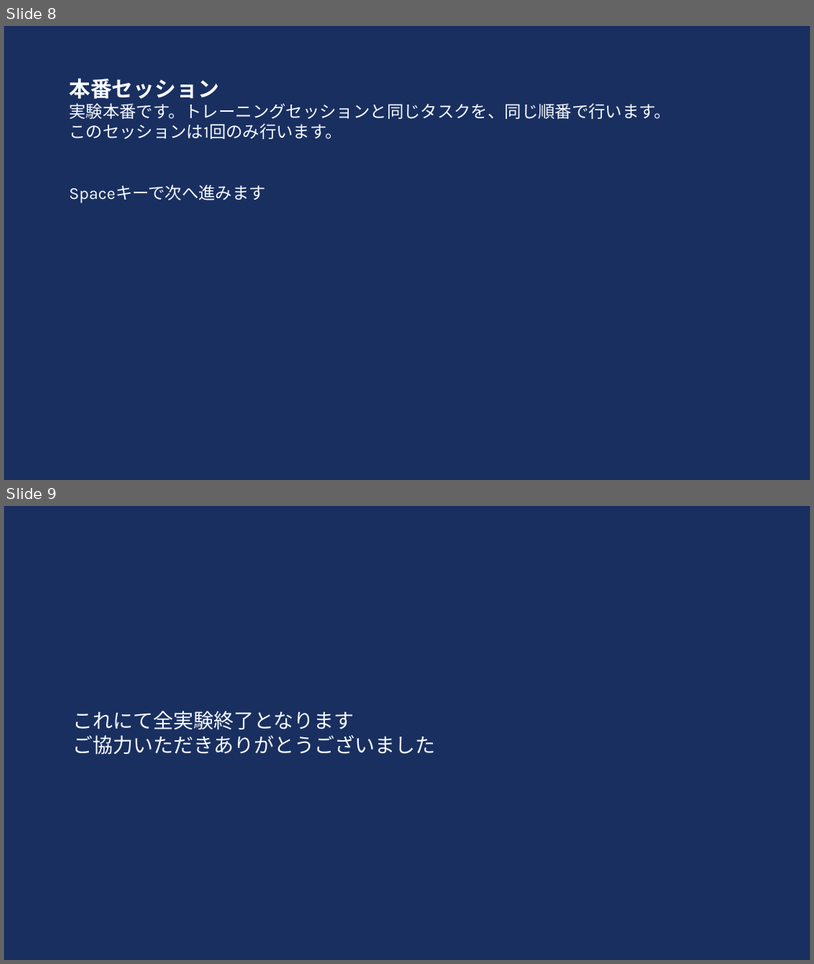
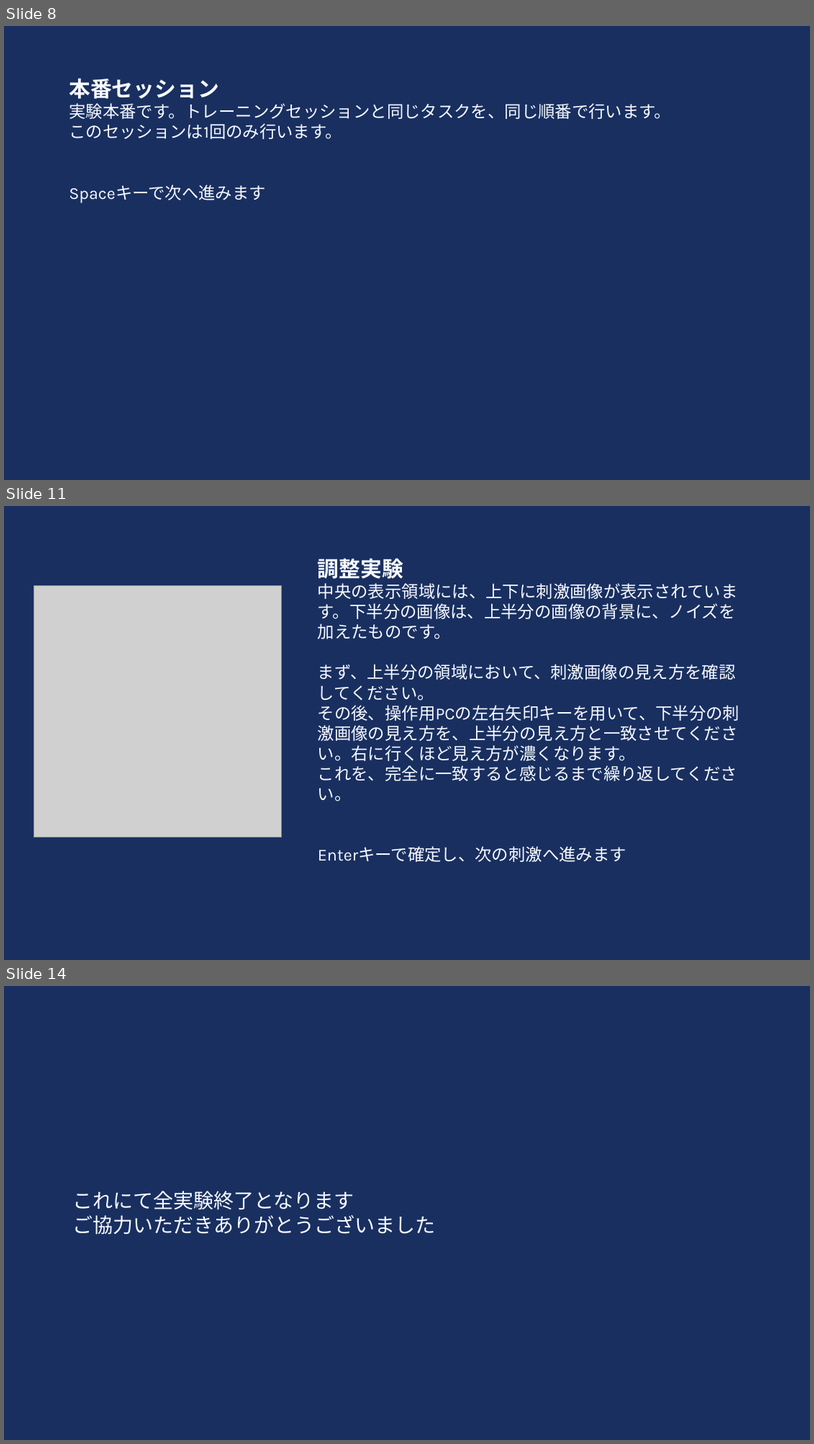
Before and after one commit to HAMADAKAZUKI2423/lab, a slide deck: tex/ethicsreview/ethics_review_visibility/別紙2評価実験説明.pptx. Shown one above the other, each under a label of ours: slides 8 and 9 before the commit, slides 8, 11 and 14 after it; the slides between them are not shown. The pictures are 814x964 and 814x1444 pixels, drawn with LibreOffice and Linux fonts; fonts in the diff are those of the drawing; grey boxes stand for pictures. Boxes give left, top, right and bottom in pixels: in the first picture for what was removed or moved away, otherwise in the second. Text is boxed around its words. In the diff, an @@ line names an element or a change of style, - is before the commit and + after.

Commit message:
英訳・画像挿入完成

```diff
--- a/tex/ethicsreview/ethics_review_visibility/別紙2評価実験説明.pptx
+++ b/tex/ethicsreview/ethics_review_visibility/別紙2評価実験説明.pptx
@@ slide 11 added at bbox=[4, 506, 810, 960], background #192F60 @@
@@ text added at bbox=[318, 559, 740, 862], 20 pt, text #F7FAFF @@
+調整実験
+中央の表示領域には、上下に刺激画像が表示されています。下半分の画像は、上半分の画像の背景に、ノイズを加えたものです。
+まず、上半分の領域において、刺激画像の見え方を確認してください。
+その後、操作用PCの左右矢印キーを用いて、下半分の刺激画像の見え方を、上半分の見え方と一致させてください。右に行くほど見え方が濃くなります。
+これを、完全に一致すると感じるまで繰り返してください。
+Enterキーで確定し、次の刺激へ進みます
@@ picture added at bbox=[34, 586, 281, 837] @@
@@ what was slide 9 is now slide 14 @@
```
Also in this commit, not shown: 5 slides changed, 16 other slides added.
